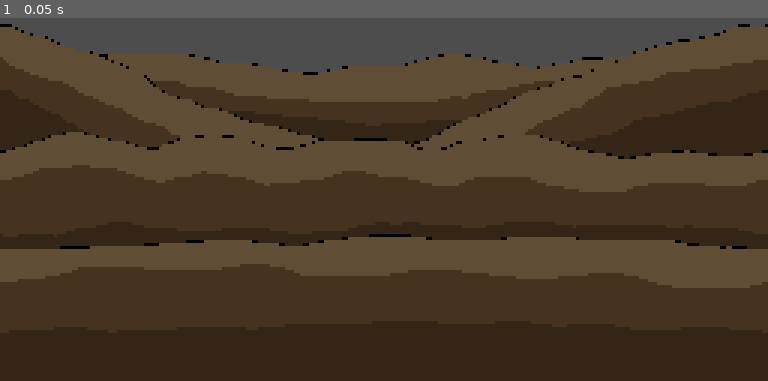
Above: before the commit, frame 1.
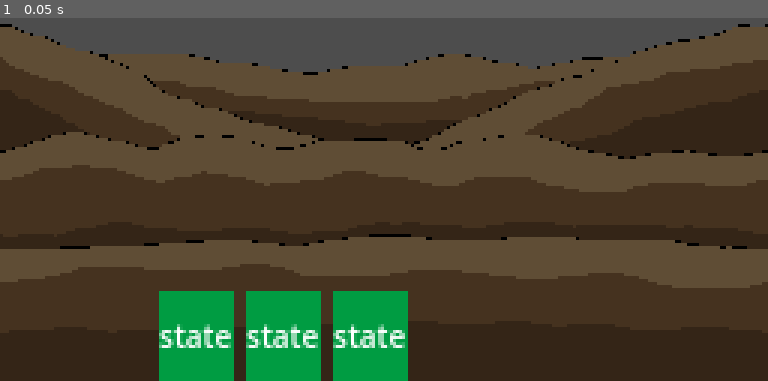
Above: after the commit, the same moment.

Repository: rafasponte/GGJ2024
Game: Godot game, scene res://Scenes/battle/battle.tscn
Same seed, same stepped clock (60 frames per second), same inputs: the game is played once before the commit and once after it. Before the commit the project starts from res://Scenes/battle.tscn.
Inputs:
- Up to frame 1 (0.05 s): no input

The runs differ from the first frame. In frame 1, 7.3% of the frame differs, in the area x 20-54%, y 75-100%.

Commit message:
Starting to add card states

Diff:
--- a/Scenes/battle.tscn
+++ /dev/null
@@ -1,22 +0,0 @@
-[gd_scene load_steps=3 format=3 uid="uid://koco0ag4rgo1"]
-
-[ext_resource type="Texture2D" uid="uid://d4kh7l7vx346k" path="res://Art/71072ce6-432a-4af1-97d0-881b5f8c58dc.png" id="1_2uwwl"]
-
-[sub_resource type="RectangleShape2D" id="RectangleShape2D_uqfcu"]
-size = Vector2(256, 100)
-
-[node name="Battle" type="Node2D"]
-metadata/_edit_lock_ = true
-
-[node name="Background" type="Sprite2D" parent="."]
-modulate = Color(0.392157, 0.392157, 0.392157, 1)
-scale = Vector2(0.4, 0.3)
-texture = ExtResource("1_2uwwl")
-centered = false
-
-[node name="CardDropArea" type="Area2D" parent="."]
-light_mask = 2
-
-[node name="CollisionShape2D" type="CollisionShape2D" parent="CardDropArea"]
-position = Vector2(128, 50)
-shape = SubResource("RectangleShape2D_uqfcu")
--- /dev/null
+++ b/Scenes/battle/battle.tscn
@@ -0,0 +1,46 @@
+[gd_scene load_steps=4 format=3 uid="uid://koco0ag4rgo1"]
+
+[ext_resource type="Texture2D" uid="uid://d4kh7l7vx346k" path="res://Art/71072ce6-432a-4af1-97d0-881b5f8c58dc.png" id="1_y5bj5"]
+[ext_resource type="PackedScene" path="res://Scenes/card_ui/card_ui.tscn" id="2_vl3uw"]
+
+[sub_resource type="RectangleShape2D" id="RectangleShape2D_uqfcu"]
+size = Vector2(256, 100)
+
+[node name="Battle" type="Node2D"]
+metadata/_edit_lock_ = true
+
+[node name="Background" type="Sprite2D" parent="."]
+modulate = Color(0.392157, 0.392157, 0.392157, 1)
+scale = Vector2(0.4, 0.3)
+texture = ExtResource("1_y5bj5")
+centered = false
+
+[node name="CardDropArea" type="Area2D" parent="."]
+light_mask = 2
+
+[node name="CollisionShape2D" type="CollisionShape2D" parent="CardDropArea"]
+position = Vector2(128, 50)
+shape = SubResource("RectangleShape2D_uqfcu")
+
+[node name="BattleUi" type="CanvasLayer" parent="."]
+
+[node name="Hand" type="HBoxContainer" parent="BattleUi"]
+anchors_preset = 7
+anchor_left = 0.5
+anchor_top = 1.0
+anchor_right = 0.5
+anchor_bottom = 1.0
+offset_left = -75.0
+offset_top = -30.0
+offset_right = 75.0
+grow_horizontal = 2
+grow_vertical = 0
+
+[node name="CardUi" parent="BattleUi/Hand" instance=ExtResource("2_vl3uw")]
+layout_mode = 2
+
+[node name="CardUi2" parent="BattleUi/Hand" instance=ExtResource("2_vl3uw")]
+layout_mode = 2
+
+[node name="CardUi3" parent="BattleUi/Hand" instance=ExtResource("2_vl3uw")]
+layout_mode = 2
--- /dev/null
+++ b/Scenes/card_ui/card_states/card_state.gd
@@ -0,0 +1,11 @@
+extends Node
+
+
+# Called when the node enters the scene tree for the first time.
+func _ready():
+	pass # Replace with function body.
+
+
+# Called every frame. 'delta' is the elapsed time since the previous frame.
+func _process(delta):
+	pass
--- /dev/null
+++ b/Scenes/card_ui/card_ui.gd
@@ -0,0 +1,16 @@
+class_name CardUI
+extends Control
+
+signal reparent_requested(which_card_ui: CardUI)
+
+@onready var color: ColorRect = $Color
+@onready var state: Label = $State
+
+# Called when the node enters the scene tree for the first time.
+func _ready():
+	pass # Replace with function body.
+
+
+# Called every frame. 'delta' is the elapsed time since the previous frame.
+func _process(delta):
+	pass
--- a/Scenes/card_ui.tscn
+++ b/Scenes/card_ui/card_ui.tscn
@@ -1,11 +1,13 @@
-[gd_scene load_steps=3 format=3 uid="uid://8uenqb8dvnbq"]
+[gd_scene load_steps=4 format=3 uid="uid://daln6tdfcxtqa"]
 
 [ext_resource type="Theme" uid="uid://b470oxtrxqjsp" path="res://main_theme.tres" id="1_oj61o"]
+[ext_resource type="Script" path="res://Scenes/card_ui/card_ui.gd" id="1_prl2g"]
 
 [sub_resource type="RectangleShape2D" id="RectangleShape2D_m8pas"]
 size = Vector2(25, 30)
 
-[node name="CardUi" type="Control"]
+[node name="CardUI" type="Control"]
+custom_minimum_size = Vector2(25, 30)
 layout_mode = 3
 anchors_preset = 15
 anchor_right = 1.0
@@ -14,6 +16,7 @@
 offset_bottom = -114.0
 grow_horizontal = 2
 grow_vertical = 2
+script = ExtResource("1_prl2g")
 
 [node name="Color" type="ColorRect" parent="."]
 layout_mode = 1
--- a/project.godot
+++ b/project.godot
@@ -11,7 +11,7 @@
 [application]
 
 config/name="GGJ"
-run/main_scene="res://Scenes/battle.tscn"
+run/main_scene="res://Scenes/battle/battle.tscn"
 config/features=PackedStringArray("4.0", "Forward Plus")
 config/icon="res://Art/clown-face.png"
 
